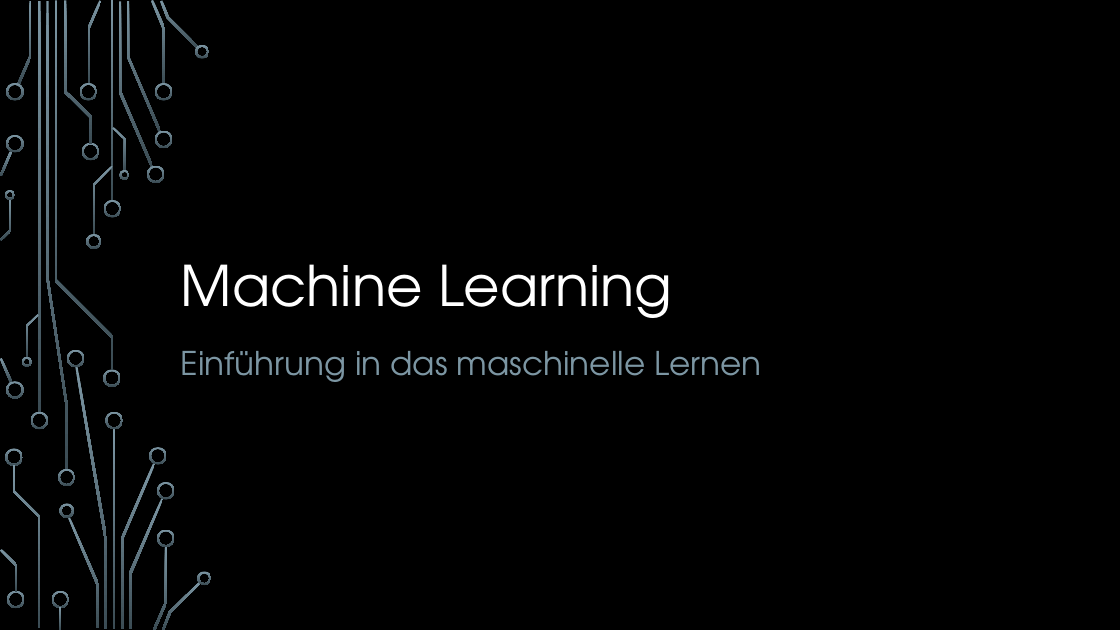
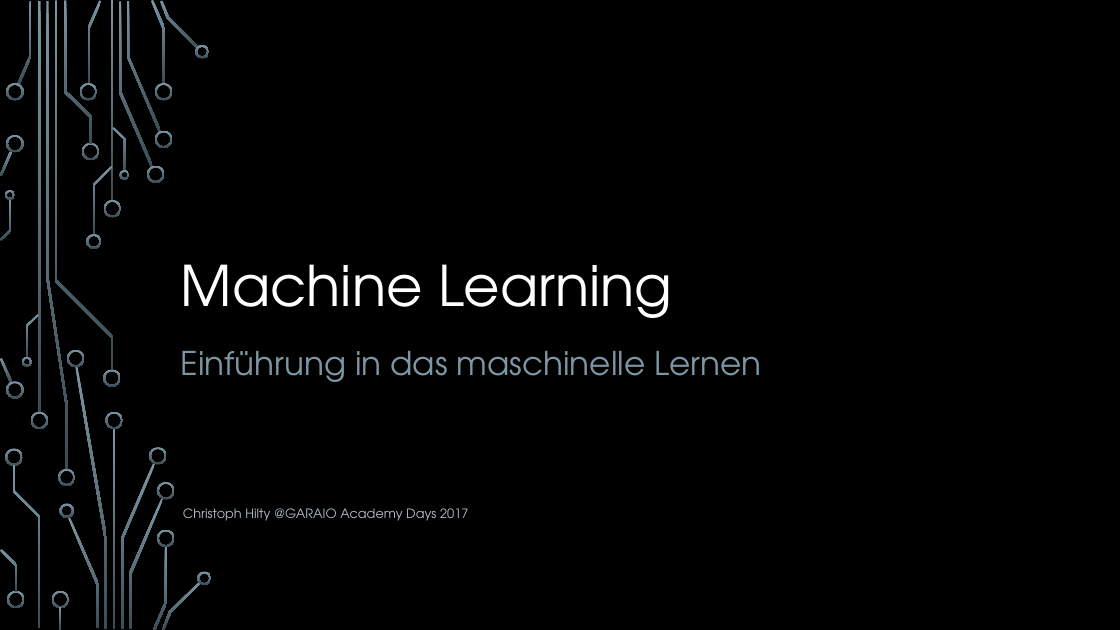
Before and after one commit to hacpro/introduction-machine-learning, a slide deck: slide 1 of presentation.pptx. Drawn at 1120x630 pixels with LibreOffice and Linux fonts; fonts in the diff are those of the drawing; background and template pictures are left out. Boxes give left, top, right and bottom in pixels: in the first picture for what was removed or moved away, otherwise in the second. Text is boxed around its words. In the diff, an @@ line names an element or a change of style, - is before the commit and + after.

```diff
--- a/presentation.pptx
+++ b/presentation.pptx
@@ text added at <box>183,508,468,521</box>, 11 pt, text #B0C0C8 @@
+Christoph Hilty @GARAIO Academy Days 2017
```
Also in this commit, not shown: 2 other slides changed, 7 slides added, 3 other files.
